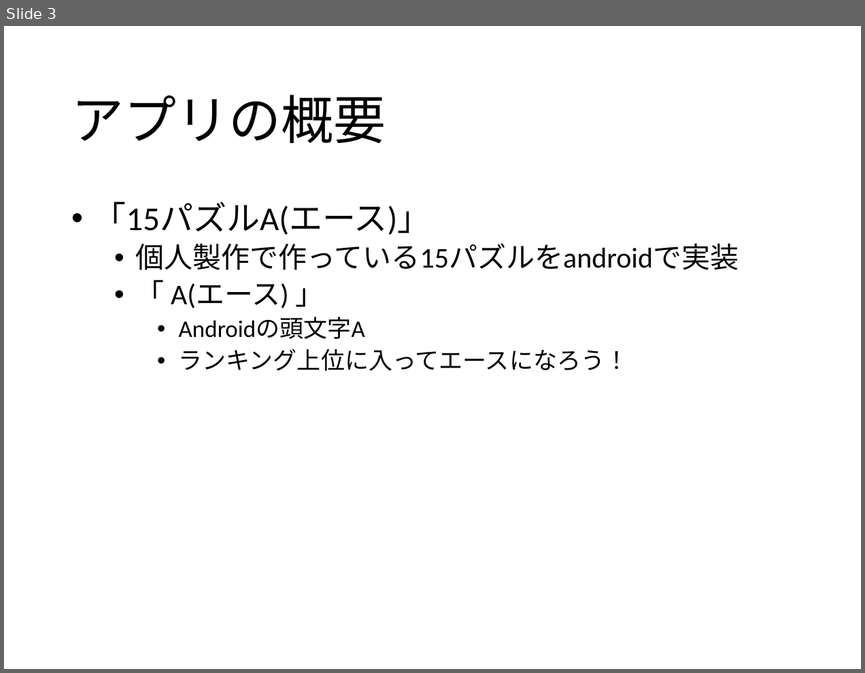
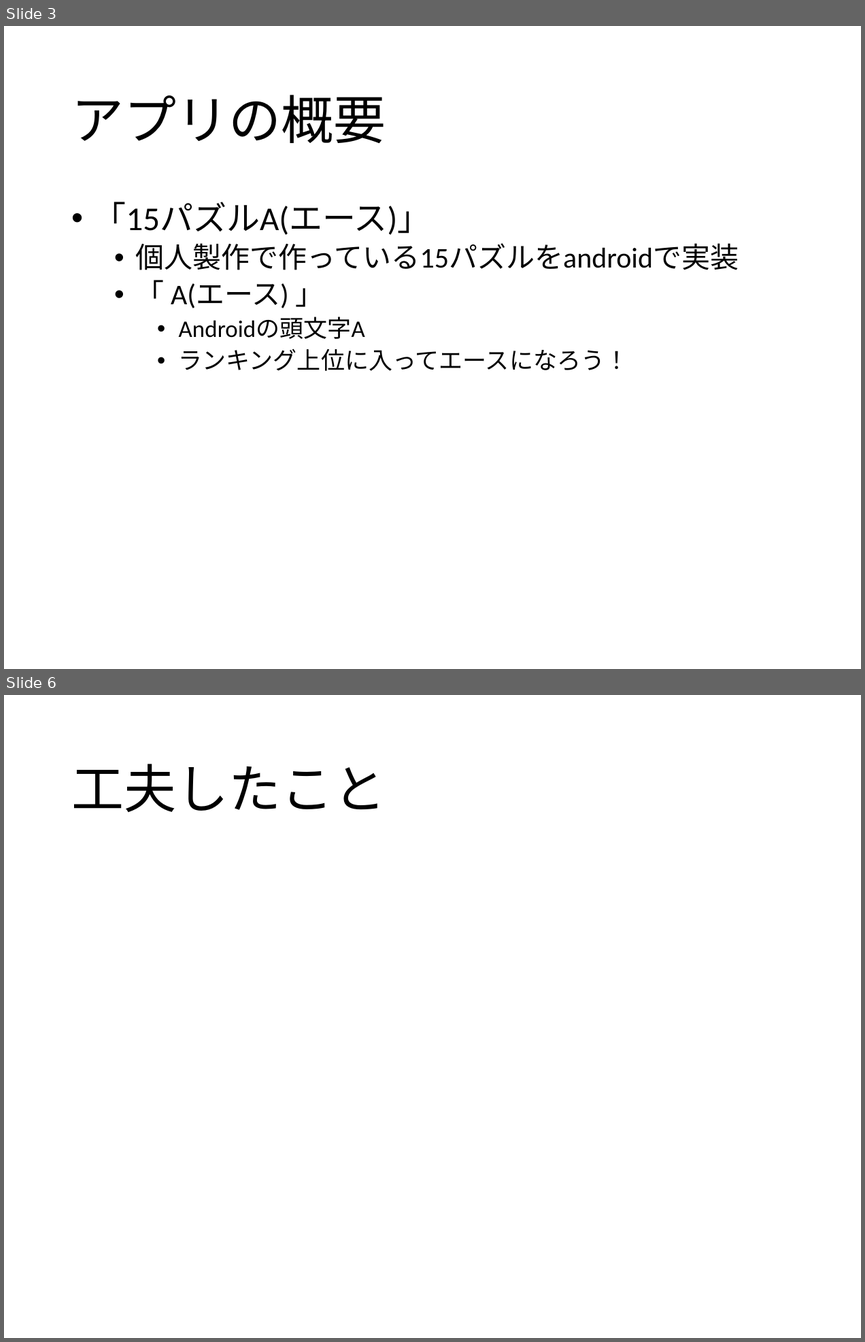
Before and after one commit to masanori-komehana/puzzle_project, a slide deck: Ace/Document/DBアプリ仕様.pptx. Shown one above the other, each under a label of ours: slide 3 before the commit, slides 3 and 6 after it; the slides between them are not shown. The pictures are 865x673 and 865x1342 pixels, drawn with LibreOffice and Linux fonts; fonts in the diff are those of the drawing. Boxes give left, top, right and bottom in pixels: in the first picture for what was removed or moved away, otherwise in the second. Text is boxed around its words. In the diff, an @@ line names an element or a change of style, - is before the commit and + after.

```diff
--- a/Ace/Document/DBアプリ仕様.pptx
+++ b/Ace/Document/DBアプリ仕様.pptx
@@ slide 6 added at (4,695,861,1338), background #FFFFFF @@
@@ title added at (71,764,385,812), 44 pt, text #000000 @@
+工夫したこと
```
Also in this commit, not shown: 2 other slides added, 1 other file.
